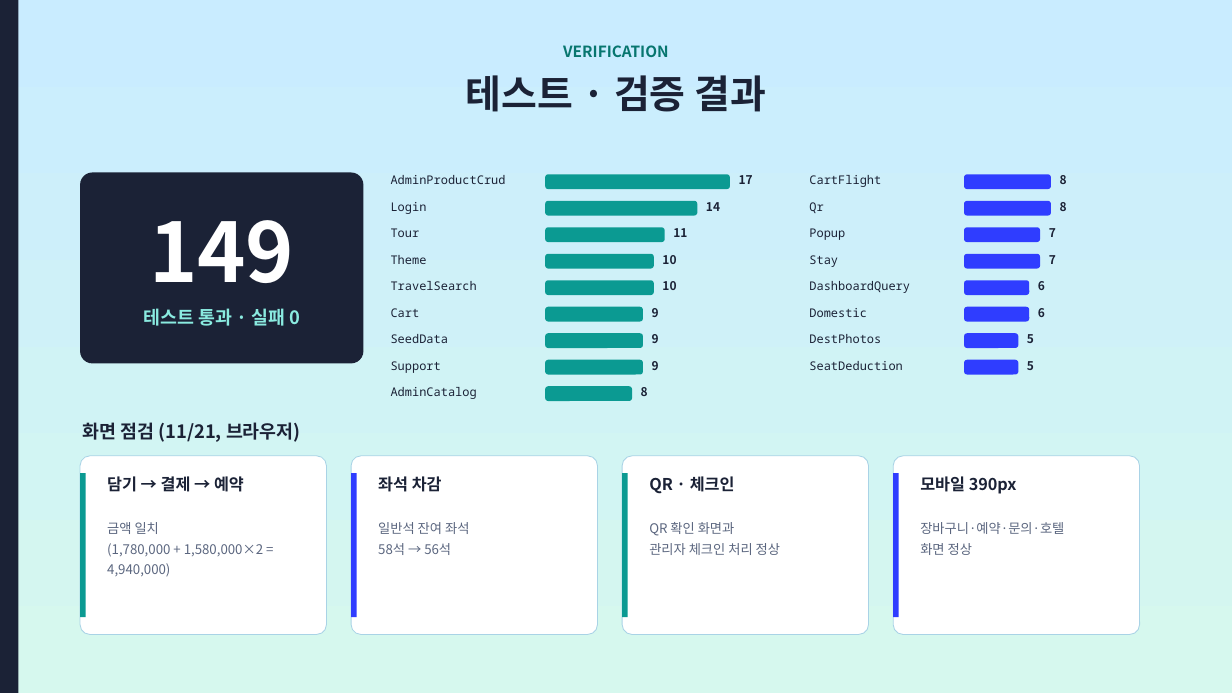
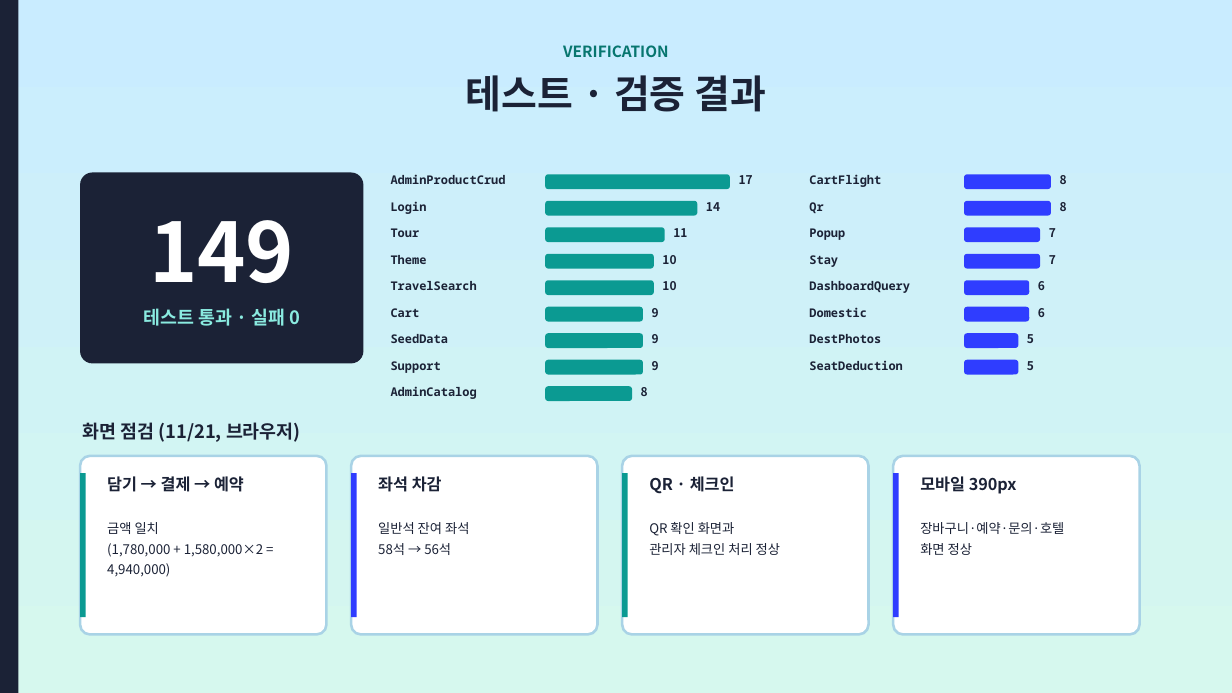
Before and after one commit to ho8566z/nado-gam_word, a slide deck: slide 29 of ppt_output/나도감_발표.pptx. Drawn at 1232x693 pixels with LibreOffice and Linux fonts; fonts in the diff are those of the drawing. Boxes give left, top, right and bottom in pixels: in the first picture for what was removed or moved away, otherwise in the second. Text is boxed around its words. In the diff, an @@ line names an element or a change of style, - is before the commit and + after.

```diff
--- a/ppt_output/나도감_발표.pptx
+++ b/ppt_output/나도감_발표.pptx
@@ bold on in 17 elements at box(391, 174, 506, 184), box(391, 201, 427, 214), box(391, 228, 420, 237), box(391, 255, 427, 264), box(391, 281, 477, 290), box(391, 308, 420, 317), box(391, 334, 449, 343), box(391, 361, 441, 373), box(391, 386, 477, 399), box(809, 174, 881, 187), box(809, 202, 823, 213), box(809, 228, 845, 240), box(809, 255, 838, 267), box(809, 281, 910, 293), box(809, 307, 867, 317), box(809, 334, 881, 343), box(809, 361, 902, 370) @@
@@ outline #A9D3E6 1 pt to #A9D3E6 3 pt in 4 elements at box(80, 456, 326, 634), box(351, 456, 598, 634), box(622, 456, 869, 634), box(893, 456, 1140, 634) @@
@@ text colour #5B667F to #1B2236 in 4 elements at box(107, 522, 263, 577), box(378, 522, 469, 555), box(920, 522, 1064, 555), box(649, 522, 780, 555) @@
```
Also in this commit, not shown: 27 other slides changed, 1 other file.
